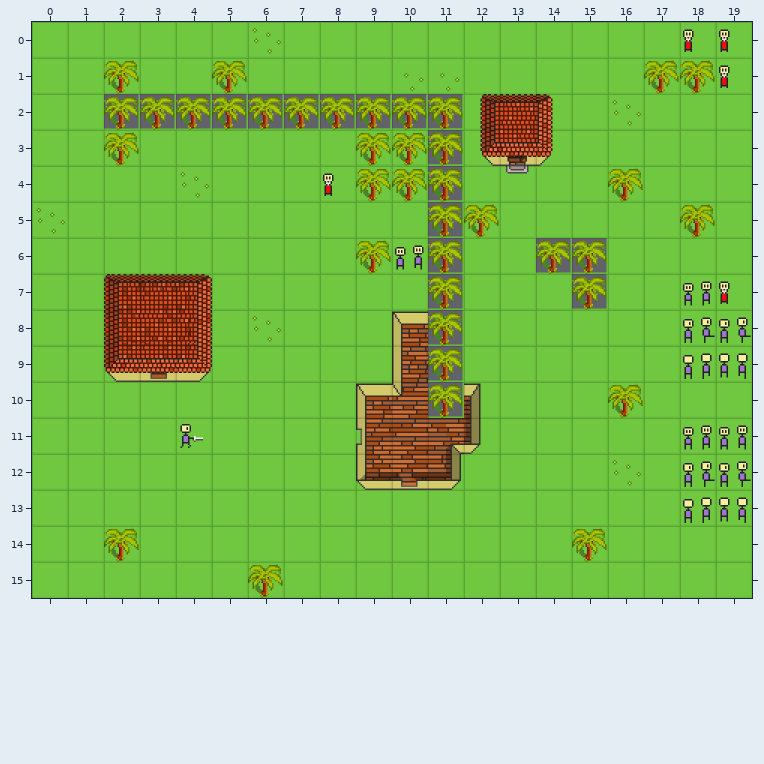
Two versions of a level (Tiled map, tests/mapeditor/map.tmx). Above is the file before it was changed.
Cells are 48x48 px. Shown: x 0..19, y 0..15.
The same view after the edit:
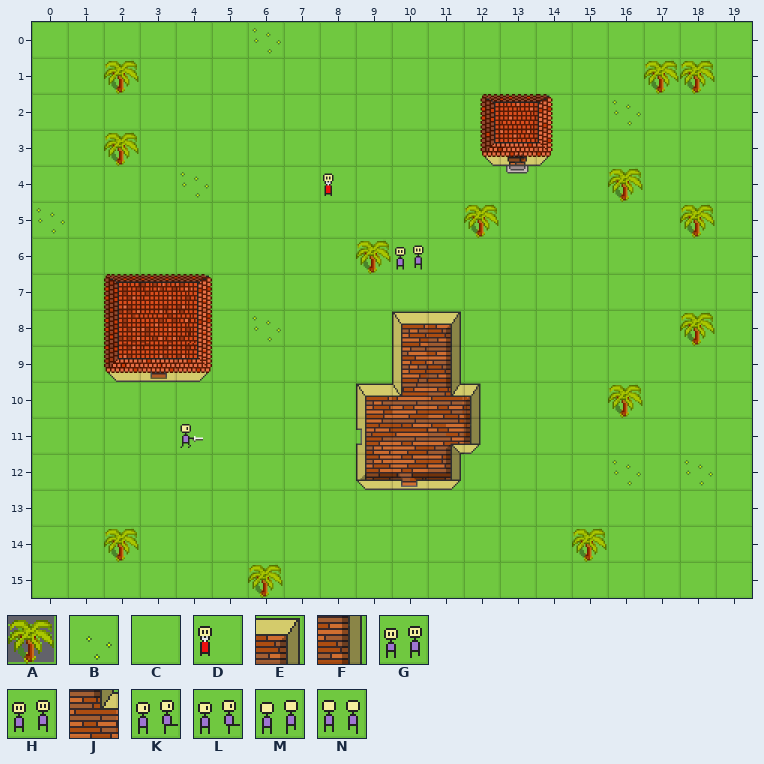
Key: from "Ground": A 0, B 1; from "tiles": C 10, D 16, E 25, F 28, G 37, H 38, J 49, K 58, L 59, M 79, N 80.
_ is an empty cell, # one hidden under a higher layer.
The exact change:
Layer "background":
y 2: x 2..11 AAAAAAAAAA -> CCCCCCCCCC
y 3..5: x 11 A -> C
y 6: x 11 A -> C; x 14..15 AA -> CC
y 7: x 11 A -> C; x 15 A -> C
y 8: x 11 A -> E
y 9: x 11 A -> F
y 10: x 11 A -> J
Layer "front" (now hidden):
y 1: x 5 A -> _; x 10..11 BB -> __
y 2..4: x 9..11 AAA -> ___
y 7: x 18..19 G# -> __
y 8: x 18..19 KL -> __
y 9: x 18..19 MN -> __
y 11: x 18..19 GH -> __
y 12: x 18..19 KL -> __
y 13: x 18..19 MN -> __
Layer "Tile Layer 3" (removed):
y 0: x 18..19 DD -> __
y 1: x 19 D -> _
y 7: x 19 D -> _
Boxes around the changes in both pictures, in picture pixels (x1, y1, x2, y2):
removed: (683, 29, 730, 88)
changed: (104, 61, 464, 418)
changed: (536, 238, 607, 310)
removed: (680, 281, 751, 379)
removed: (683, 425, 751, 523)
